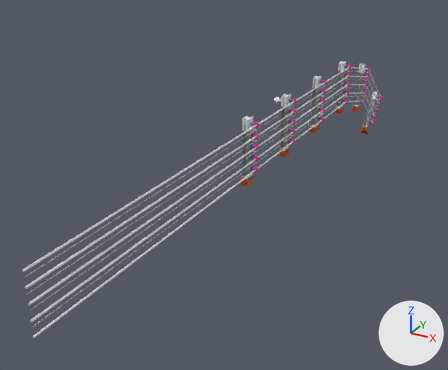
A saved change to the glTF model GoDotPrj/fence_light.glb.
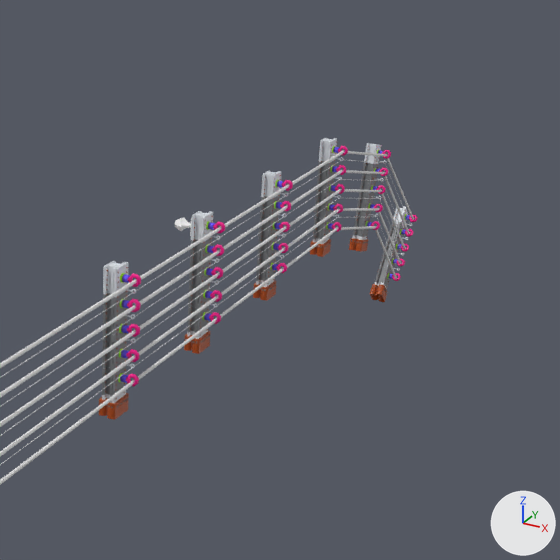
Each version is shown whole from a camera (50 mm lens) standing at (5.54, -11.13, 5.41) and looking at (-1.08, 0.89, -0.6), then close up on the part from 44% to 99% of the width and 0% to 67% of the height. Every picture has the same lights, and +X, +Y and +Z are marked at lower right. Vertices at the same position are counted once.

The scene before the commit, as lines of its bpy script (objects in view):
```python
mat_fence_electric_ceramic = principled_material('fence_electric_ceramic')
mat_fence_electric_ceramic.base_color = (1.0, 0.0, 0.288)  # pink #ff0092
me_cube_006 = bpy.data.meshes.new('Cube.006')
me_cube_006.from_pydata(...)  # 56508 vertices, 100764 faces; spans x -0.1..0.2, y -6.5..10.0, z -1.6..1.5
# faces by material slot: [23580, 21696, 44160, 1800, 6000, 2880, 648]
me_cube_006.materials.append(mat_fence_electric_chrome)  # white #dde1e7
me_cube_006.materials.append(mat_fence_electric_chrome_darker)  # grey #76787c
me_cube_006.materials.append(mat_fence_electric_goldish)  # brown #aa4500
me_cube_006.materials.append(mat_fence_electric_metal)  # green #b7ff00
me_cube_006.materials.append(mat_fence_electric_metal_red)  # blue #6d56ff
me_cube_006.materials.append(mat_fence_electric_ceramic)  # pink #ff0092
me_cube_006.materials.append(mat_fence_electric_wire)  # white #e7e7e7
ob_fence = bpy.data.objects.new('fence', me_cube_006)
ob_fence.location = (0.0, 0.0, 0.0)
```
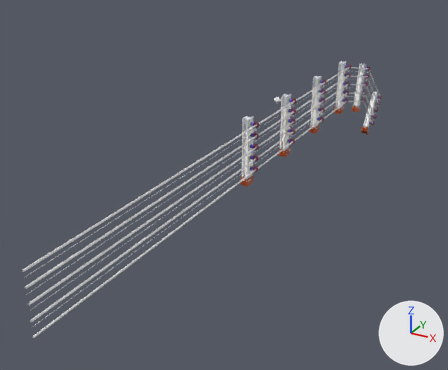
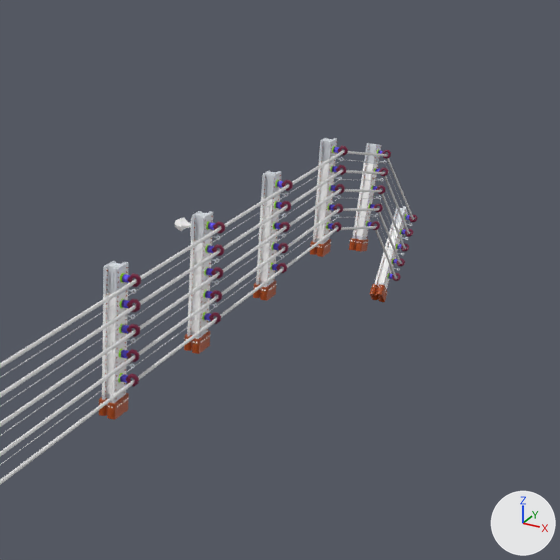
Location of each change, [x1, y1, x2, y2] in pixels of the close-ups (560 x 560 px; the box of a moved part takes in the faces that stretch with it):
'fence', recoloured, surface changed: [98, 145, 417, 411] in both
part 1 of me_cube_006, moved or reshaped: before [99, 159, 403, 416]; after [99, 155, 403, 416]

Patch to the scene script:
```diff
--- a/GoDotPrj/fence_light.glb.py
+++ b/GoDotPrj/fence_light.glb.py
@@ mat_fence_electric_ceramic @@
 mat_fence_electric_ceramic = principled_material('fence_electric_ceramic')
-mat_fence_electric_ceramic.base_color = (1.0, 0.0, 0.288)  # pink #ff0092
+mat_fence_electric_ceramic.base_color = (0.179, 0.00248, 0.0421)  # dark red #75083a
@@ mat_rust_red @@
+mat_rust_red = principled_material('Rust_red')
+mat_rust_red.base_color = (1.0, 1.0, 1.0)  # white #ffffff
+mat_rust_red.metallic = 1.0
+mat_rust_red.roughness = 1.0
@@ me_cube_006 @@
 me_cube_006.from_pydata(...)  # 56508 vertices, 100764 faces; spans x -0.1..0.2, y -6.5..10.0, z -1.6..1.5
 # used by ob_fence; location = (0.0, 0.0, 0.0)
+# me_cube_006 part 1: 5700 vertices moved within x -0.1..0.1, y -0.2..9.8, z -1.5..1.2
 me_cube_006.materials.append(mat_fence_electric_chrome)
-me_cube_006.materials.append(mat_fence_electric_chrome_darker)  # grey #76787c
 me_cube_006.materials.append(mat_fence_electric_goldish)
@@ me_cube_006 @@
 me_cube_006.materials.append(mat_fence_electric_wire)
+me_cube_006.materials.append(mat_rust_red)  # white #ffffff
```
